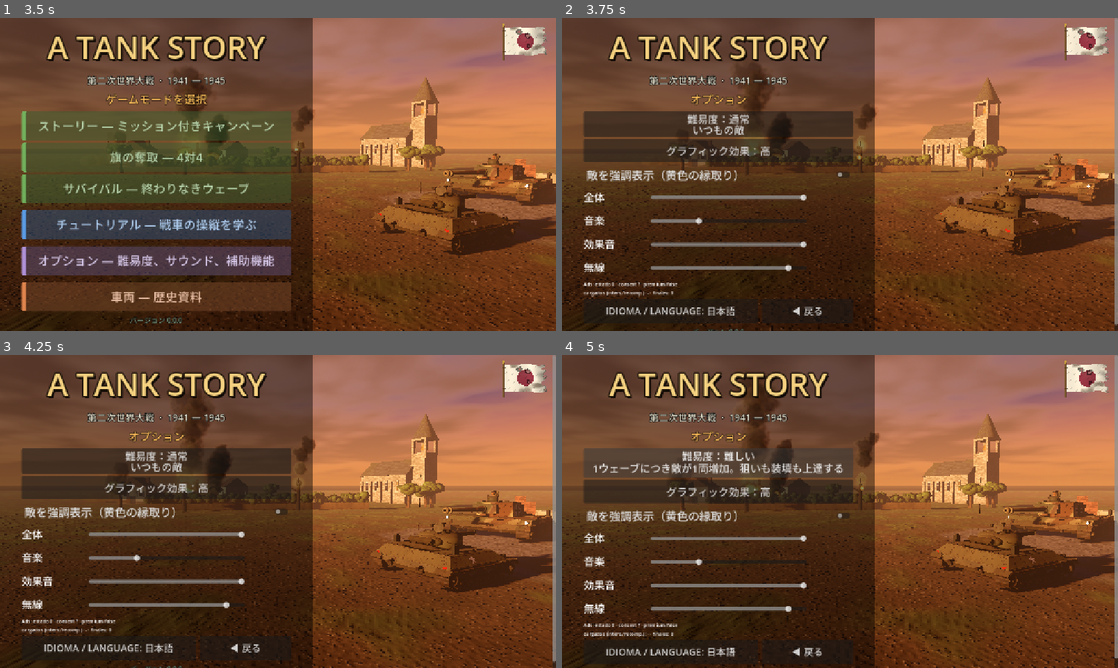
Above: before the commit, frames 1-4 (two rows, left to right).
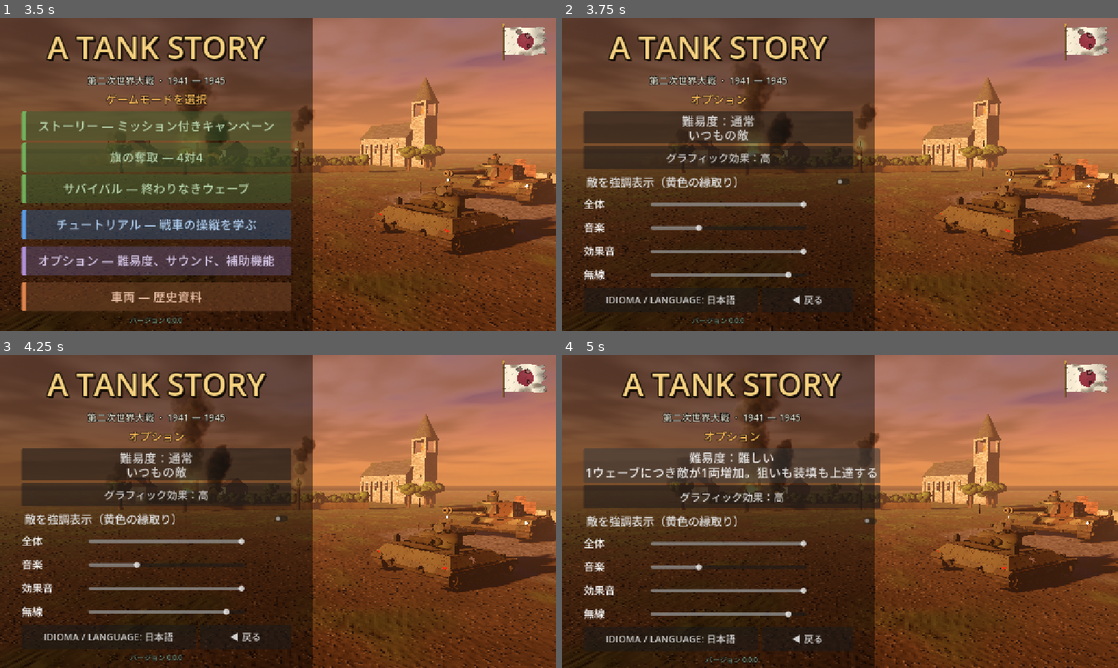
Above: after the commit, the same moments.

Repository: pabloprietorecio-afk/Tank-Ahead
Game: Godot game, scene res://levels/main_menu.tscn
Two runs of this game, one before a commit and one after it. Both use one fixed random seed, a clock stepped at 60 frames per second and the inputs below. Sound files missing from this copy of the repository are replaced by a short silence.
Inputs (mouse positions are in pixels of both pictures, inside the frame that each line leads up to):
- Up to frame 1 (3.5 s): click (522, 43) at 0.52 s; click (522, 43) at 1.27 s; click (522, 43) at 2.02 s; move the mouse to (400, 158) at 2.77 s; click (400, 158) at 2.92 s
- Up to frame 2 (3.75 s): click "オプション — 難易度、サウンド、補助機能" at 3.5 s
- Up to frame 3 (4.25 s): no input
- Up to frame 4 (5 s): click "難易度：通常 いつもの敵" at 4.25 s

Frame 1 is identical in both runs. In frame 2, 8.6% of the frame differs, in the area x 3-100%, y 0-100%; in frame 3, 8.6%; in frame 4, 12%.

Commit message:
Diagnóstico de anuncios como rótulo superpuesto (solo depuración en Android)
Co-Authored-By: Claude Sonnet 5.5 <noreply@anthropic.com>
Claude-Session: https://claude.ai/code/session_01Fzr3mWNLsQEr98YeNPaeBC

Diff:
--- a/levels/main_menu.gd
+++ b/levels/main_menu.gd
@@ -53,6 +53,8 @@
 func _ready() -> void:
 	GameSettings.ensure_loaded()
 	set_anchors_and_offsets_preset(Control.PRESET_FULL_RECT)
+	if OS.is_debug_build() and OS.get_name() == "Android":
+		_add_ads_overlay.call_deferred()
 	# Portada en 3D detrás del menú y un velo oscuro para que se lea el texto.
 	add_child(CoverDiorama.new())
 	var veil := ColorRect.new()
@@ -418,12 +420,6 @@
 		GameSettings.save())
 	_content.add_child(highlight)
 	_content.add_child(VolumeSliders.create())
-	if OS.is_debug_build():
-		var diag := Label.new()
-		diag.text = Ads.debug_status()
-		diag.autowrap_mode = TextServer.AUTOWRAP_WORD_SMART
-		diag.add_theme_font_size_override("font_size", 11)
-		_content.add_child(diag)
 	if Ads.privacy_options_available():
 		_button(Loc.t("PRIVACIDAD DE LOS ANUNCIOS"), Ads.show_privacy_options)
 	# Pie: idioma y volver en la misma fila (así la página cabe en pantallas bajas). El idioma se
@@ -558,6 +554,27 @@
 	_back(_page_missions)
 
 
+## Solo en compilaciones de depuración en Android: estado de los anuncios en una esquina.
+func _add_ads_overlay() -> void:
+	var diag := Label.new()
+	diag.set_anchors_and_offsets_preset(Control.PRESET_BOTTOM_LEFT)
+	diag.grow_vertical = Control.GROW_DIRECTION_BEGIN
+	diag.offset_left = 6.0
+	diag.offset_bottom = -4.0
+	diag.mouse_filter = Control.MOUSE_FILTER_IGNORE
+	diag.add_theme_font_size_override("font_size", 11)
+	diag.add_theme_color_override("font_color", Color(1, 1, 1, 0.75))
+	diag.add_theme_color_override("font_outline_color", Color(0, 0, 0, 0.9))
+	diag.add_theme_constant_override("outline_size", 4)
+	diag.text = Ads.debug_status()
+	add_child(diag)
+	var timer := Timer.new()
+	timer.wait_time = 1.5
+	timer.autostart = true
+	timer.timeout.connect(func() -> void: diag.text = Ads.debug_status())
+	add_child(timer)
+
+
 func _watch_ad() -> void:
 	_reward_busy = true
 	_reward_failed = false
